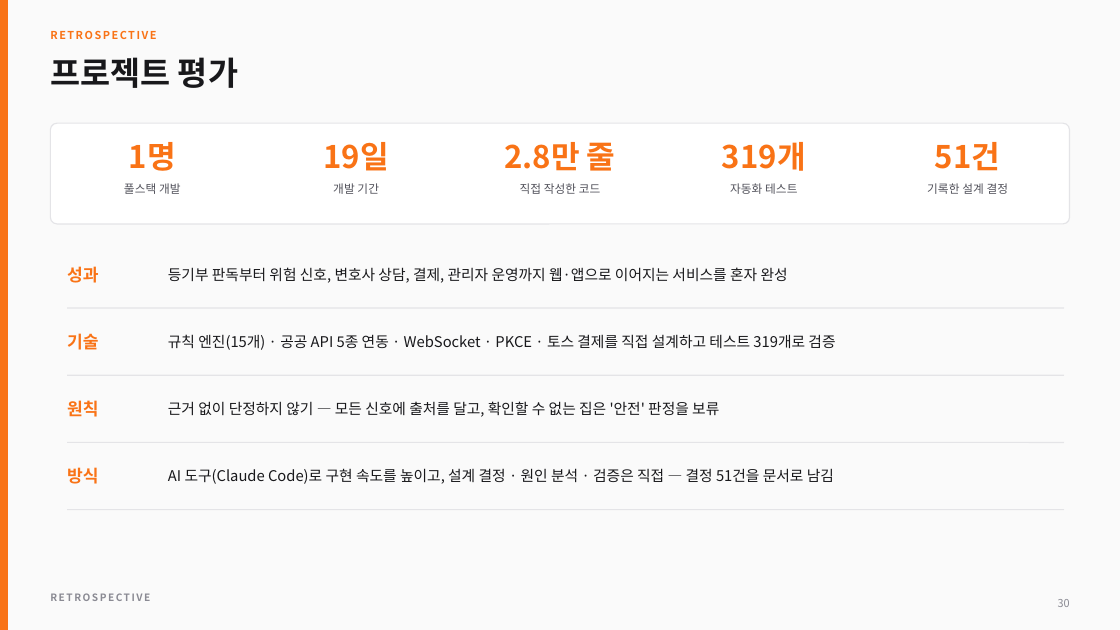
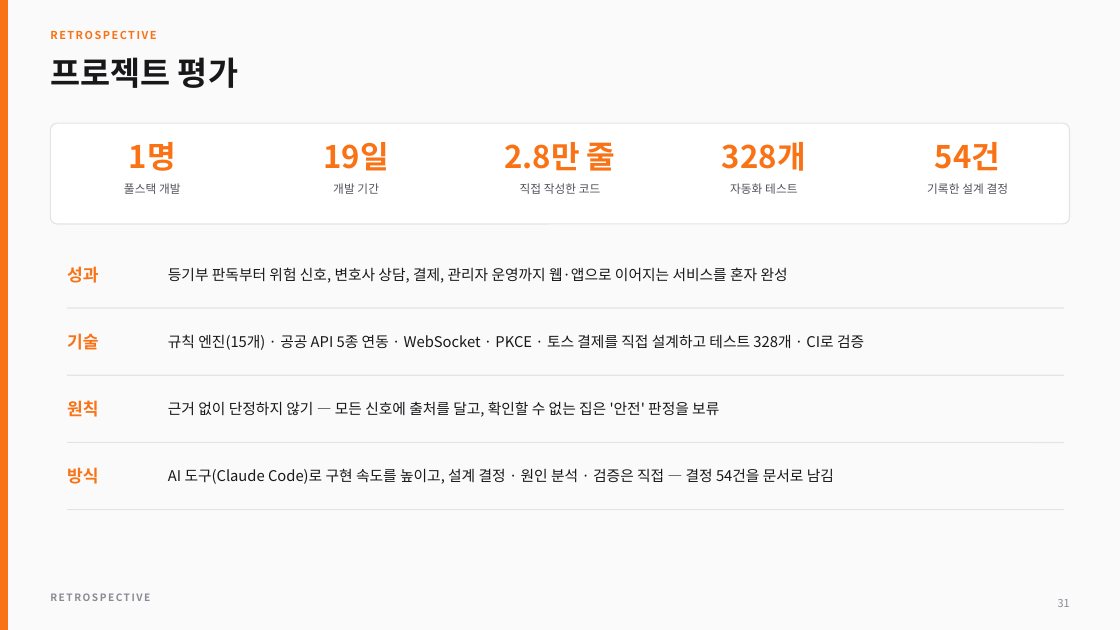
Before and after one commit to chean0830/guard-project, a slide deck: slide 31 of docs/portfolio/ProjectGuard_Portfolio.pptx (slide 30 before the commit). Drawn at 1120x630 pixels with LibreOffice and Linux fonts; fonts in the diff are those of the drawing. Boxes give left, top, right and bottom in pixels: in the first picture for what was removed or moved away, otherwise in the second. Text is boxed around its words. In the diff, an @@ line names an element or a change of style, - is before the commit and + after.

```diff
--- a/docs/portfolio/ProjectGuard_Portfolio.pptx
+++ b/docs/portfolio/ProjectGuard_Portfolio.pptx
@@ text at (722,142,806,171): text changed @@
-319개
+328개
@@ text at (935,142,1000,171): text changed @@
-51건
+54건
@@ text at (168,334,864,350): text changed @@
-규칙 엔진(15개) · 공공 API 5종 연동 · WebSocket · PKCE · 토스 결제를 직접 설계하고 테스트 319개로 검증
+규칙 엔진(15개) · 공공 API 5종 연동 · WebSocket · PKCE · 토스 결제를 직접 설계하고 테스트 328개 · CI로 검증
@@ text at (168,468,834,484): text changed @@
-AI 도구(Claude Code)로 구현 속도를 높이고, 설계 결정 · 원인 분석 · 검증은 직접 — 결정 51건을 문서로 남김
+AI 도구(Claude Code)로 구현 속도를 높이고, 설계 결정 · 원인 분석 · 검증은 직접 — 결정 54건을 문서로 남김
@@ page number at (1058,599,1070,607): text changed @@
-30
+31
```
Also in this commit, not shown: 11 other slides changed, 1 slide added, 21 other files.
